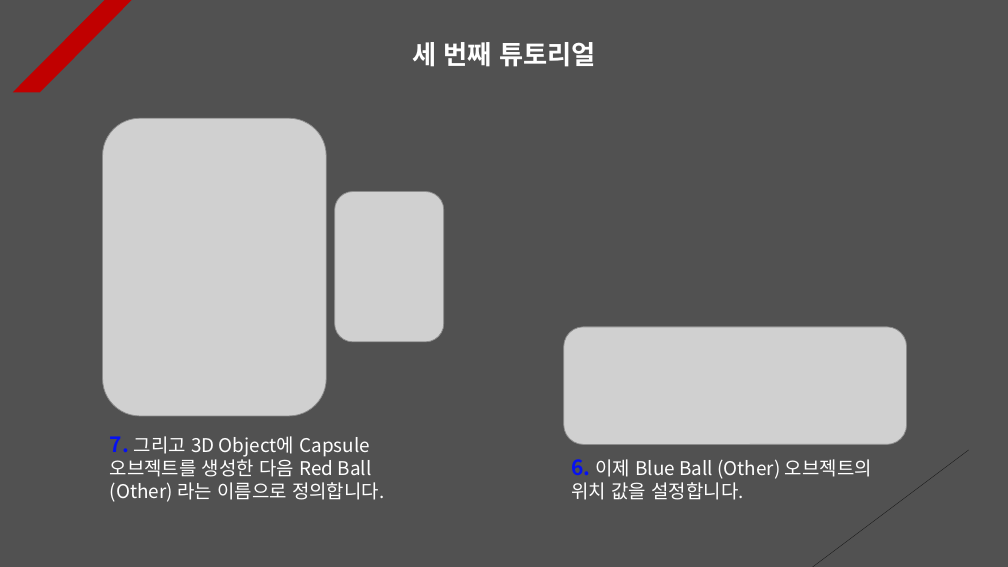
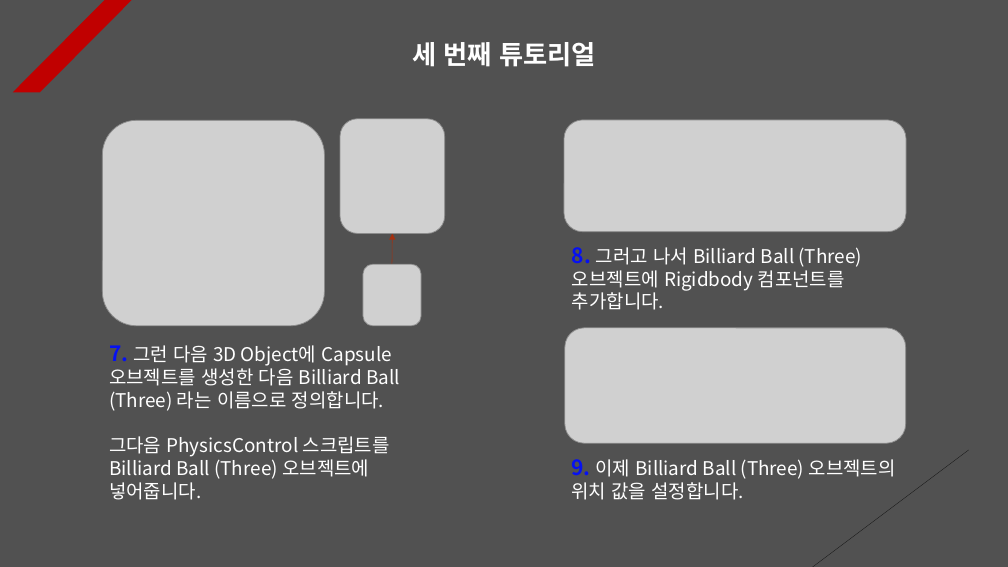
Before and after one commit to Unity2033/3D-UnityEngine, a slide deck: slide 3 of Assets/Physics/PPT Data/Physics Example.pptx. Drawn at 1008x567 pixels with LibreOffice and Linux fonts; fonts in the diff are those of the drawing; grey boxes stand for pictures. Boxes give left, top, right and bottom in pixels: in the first picture for what was removed or moved away, otherwise in the second. Text is boxed around its words. In the diff, an @@ line names an element or a change of style, - is before the commit and + after.

Commit message:
Physics Tutorial Renewal
- Mouse lock system setting and
  disabling system settings

- Eliminate the message-based
  system

- Implement a physical object to
  rotate with the mouse

- Delete resource data

- Each PPT Data Update

```diff
--- a/Assets/Physics/PPT Data/Physics Example.pptx
+++ b/Assets/Physics/PPT Data/Physics Example.pptx
@@ picture added at [340,119,445,234] @@
@@ picture: place and size @@
-picture at [103,118,327,416]
+picture at [102,120,324,326]
@@ picture added at [564,120,906,232] @@
@@ picture removed at [335,191,444,342] @@
@@ arrow added from (392, 265) to (392, 234), #A5300F 0.5 pt dashed @@
@@ picture added at [363,264,421,326] @@
@@ text added at [572,247,863,310], 18 pt, text #FFFFFF @@
+8. 그러고 나서 Billiard Ball (Three) 오브젝트에 Rigidbody 컴포넌트를 추가합니다.
@@ text at [109,345,400,500]: text changed @@
-7. 그리고 3D Object에 Capsule 오브젝트를 생성한 다음 Red Ball (Other) 라는 이름으로 정의합니다.
+7. 그런 다음 3D Object에 Capsule 오브젝트를 생성한 다음 Billiard Ball (Three) 라는 이름으로 정의합니다.
+그다음 PhysicsControl 스크립트를 Billiard Ball (Three) 오브젝트에 넣어줍니다.
@@ text at [571,459,896,500]: text changed @@
-6. 이제 Blue Ball (Other) 오브젝트의 위치 값을 설정합니다.
+9. 이제 Billiard Ball (Three) 오브젝트의 위치 값을 설정합니다.
```
Also in this commit, not shown: 4 other slides changed, 1 slide added, 2 slides removed, 13 other files.
